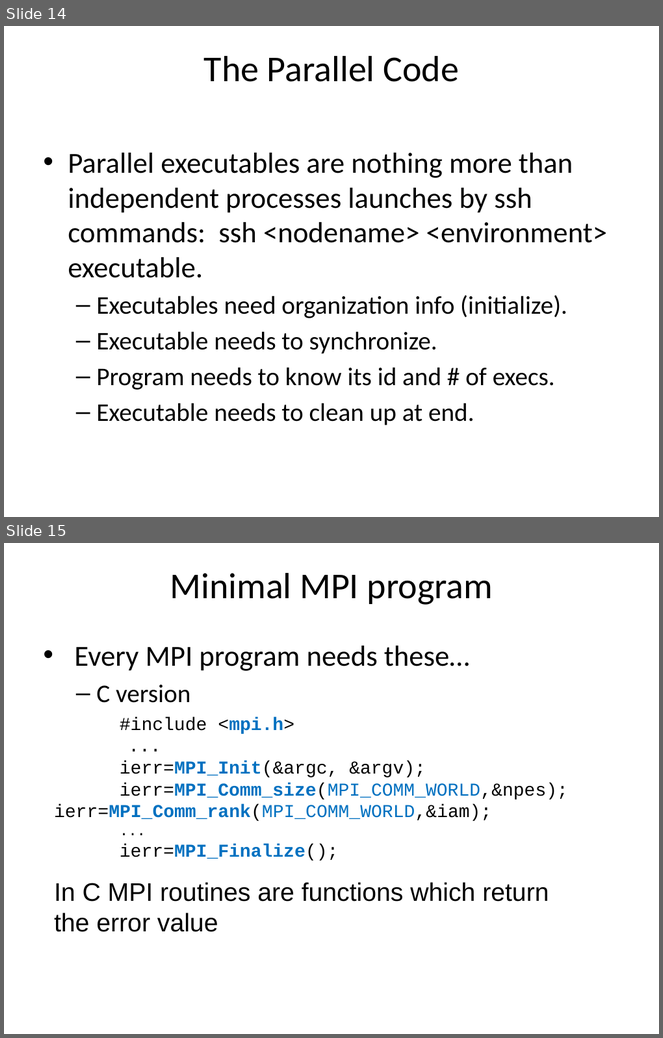
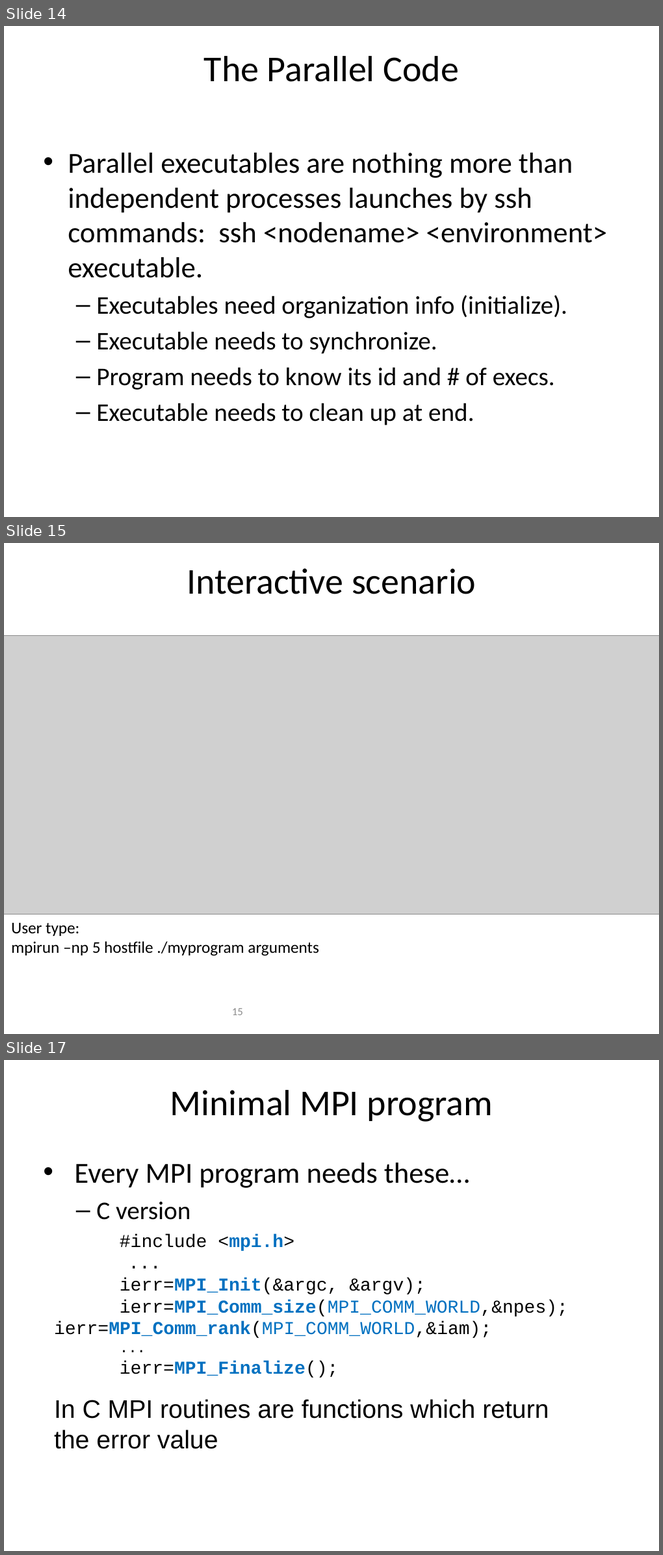
Before and after one commit to allenyllee/Parallel-Computing-Book, a slide deck: slides/MPI/MPI-introduction.pptx. Shown one above the other, each under a label of ours: slides 14 and 15 before the commit, slides 14, 15 and 17 after it; the slides between them are not shown. The pictures are 663x1038 and 663x1555 pixels, drawn with LibreOffice and Linux fonts; fonts in the diff are those of the drawing; grey boxes stand for pictures; background and template pictures are left out. Boxes give left, top, right and bottom in pixels: in the first picture for what was removed or moved away, otherwise in the second. Text is boxed around its words. In the diff, an @@ line names an element or a change of style, - is before the commit and + after.

```diff
--- a/slides/MPI/MPI-introduction.pptx
+++ b/slides/MPI/MPI-introduction.pptx
@@ slide 15 added at (x1=4, y1=543, x2=659, y2=1034), background #FFFFFF @@
@@ title added at (x1=187, y1=568, x2=476, y2=594), 40 pt, text #000000 @@
+Interactive scenario
@@ picture added at (x1=4, y1=636, x2=659, y2=915) @@
@@ text added at (x1=11, y1=923, x2=319, y2=956), 18 pt, text #000000 @@
+User type:
+mpirun –np 5 hostfile ./myprogram arguments
@@ page number added at (x1=232, y1=1008, x2=243, y2=1016), 12 pt, text #8C8C8C @@
+15
@@ what was slide 15 is now slide 17 @@
```
Also in this commit, not shown: 1 slide changed, 1 other slide added, 7 other files.
